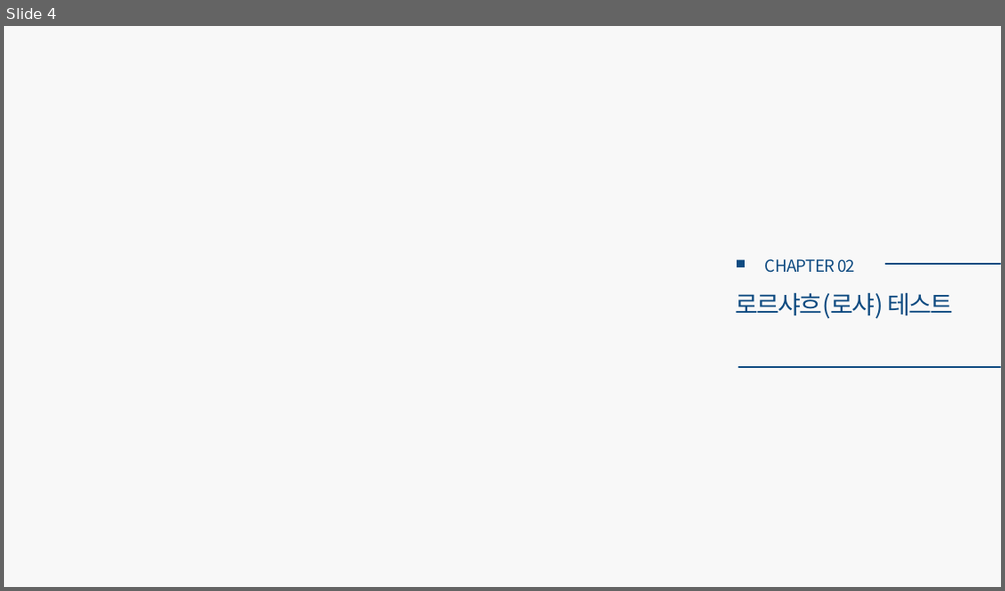
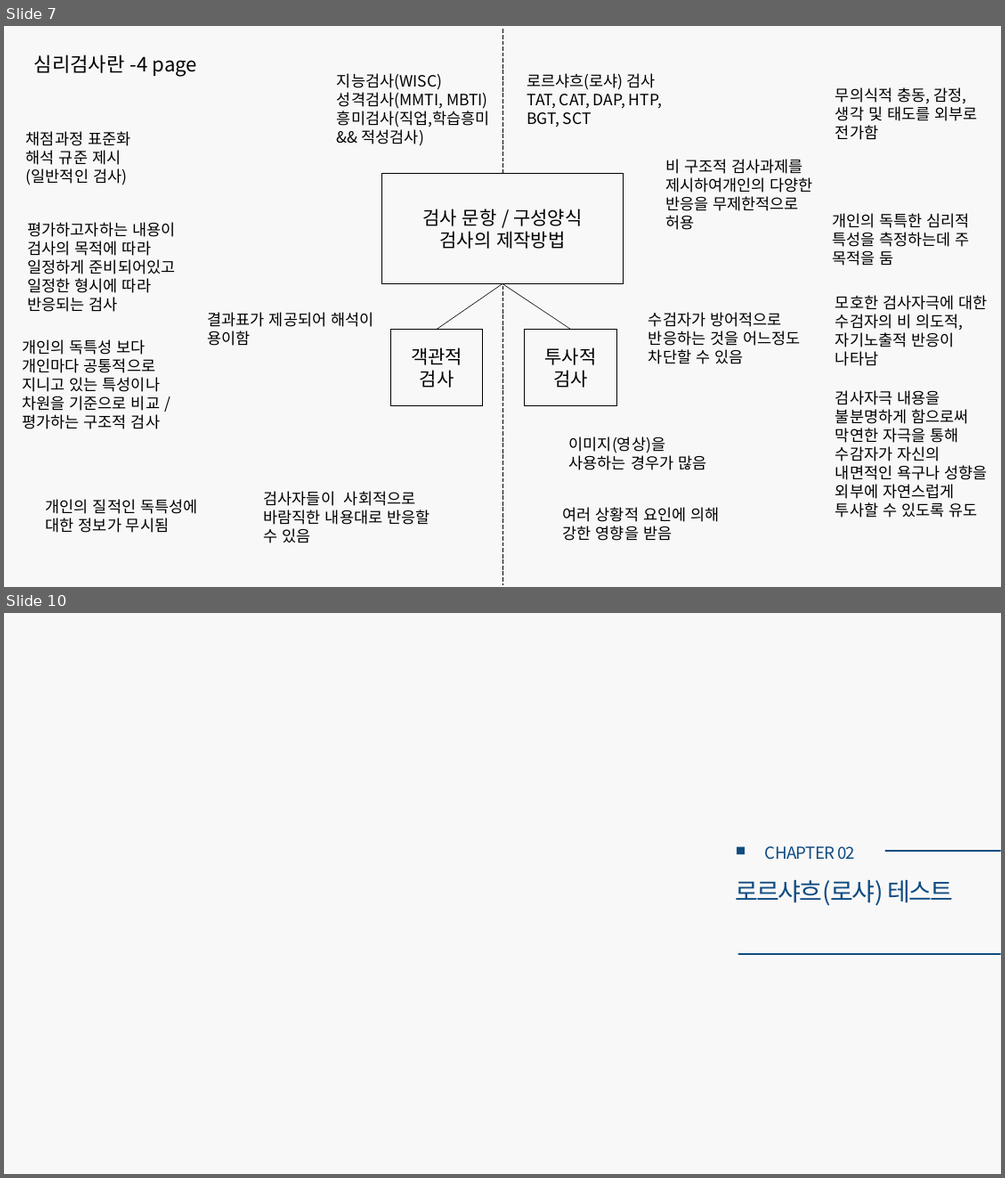
Before and after one commit to CUTE-MOONDO/growing-flowers, a slide deck: 로샤논문.pptx. Shown one above the other, each under a label of ours: slide 4 before the commit, slides 7 and 10 after it; the slides between them are not shown. The pictures are 1005x591 and 1005x1178 pixels, drawn with LibreOffice and Linux fonts; fonts in the diff are those of the drawing. Boxes give left, top, right and bottom in pixels: in the first picture for what was removed or moved away, otherwise in the second. Text is boxed around its words. In the diff, an @@ line names an element or a change of style, - is before the commit and + after.

```diff
--- a/로샤논문.pptx
+++ b/로샤논문.pptx
@@ slide 7 added at [4,26,1001,587], background #F8F8F8 @@
@@ line added from (502, 29) to (502, 585), #000000 0.5 pt dashed @@
@@ text added at [34,54,197,77], 19 pt, text #000000 @@
+심리검사란 -4 page
@@ text added at [337,73,490,146], 15 pt, text #000000 @@
+지능검사(WISC)
+성격검사(MMTI, MBTI)
+흥미검사(직업,학습흥미 && 적성검사)
@@ text added at [526,73,662,127], 15 pt, text #000000 @@
+로르샤흐(로샤) 검사
+TAT, CAT, DAP, HTP,
+BGT, SCT
@@ text added at [835,87,977,140], 15 pt, text #000000 @@
+무의식적 충동, 감정, 생각 및 태도를 외부로 전가함
@@ text added at [26,131,130,185], 15 pt, text #000000 @@
+채점과정 표준화
+해석 규준 제시
+(일반적인 검사)
@@ text added at [665,159,813,230], 15 pt, text #000000 @@
+비 구조적 검사과제를 제시하여개인의 다양한 반응을 무제한적으로 허용
@@ rectangle added at [381,174,623,284], fill #F8F8F8, outline #000000 1 pt, 18 pt, text #000000 @@
+검사 문항 / 구성양식
+검사의 제작방법
@@ text added at [28,222,176,312], 15 pt, text #000000 @@
+평가하고자하는 내용이 검사의 목적에 따라 일정하게 준비되어있고 일정한 형시에 따라 반응되는 검사
@@ text added at [832,213,970,265], 15 pt, text #000000 @@
+개인의 독특한 심리적 특성을 측정하는데 주 목적을 둠
@@ line added from (502, 284) to (437, 329), #000000 0.5 pt @@
@@ line added from (502, 284) to (571, 329), #000000 0.5 pt @@
@@ text added at [208,312,373,346], 15 pt, text #000000 @@
+결과표가 제공되어 해석이 용이함
@@ text added at [648,312,800,364], 15 pt, text #000000 @@
+수검자가 방어적으로 반응하는 것을 어느정도 차단할 수 있음
@@ text added at [835,295,987,366], 15 pt, text #000000 @@
+모호한 검사자극에 대한 수검자의 비 의도적, 자기노출적 반응이 나타남
@@ text added at [23,339,160,429], 15 pt, text #000000 @@
+개인의 독특성 보다 개인마다 공통적으로 지니고 있는 특성이나 차원을 기준으로 비교 / 평가하는 구조적 검사
@@ rectangle added at [390,329,483,405], outline #000000 1 pt, 18 pt, text #000000 @@
+객관적
+검사
@@ rectangle added at [525,329,616,405], outline #000000 1 pt, 18 pt, text #000000 @@
+투사적
+검사
@@ text added at [835,390,987,517], 15 pt, text #000000 @@
+검사자극 내용을 불분명하게 함으로써 막연한 자극을 통해 수감자가 자신의 내면적인 욕구나 성향을 외부에 자연스럽게 투사할 수 있도록 유도
@@ text added at [569,436,706,470], 15 pt, text #000000 @@
+이미지(영상)을 사용하는 경우가 많음
@@ text added at [46,499,197,532], 15 pt, text #000000 @@
+개인의 질적인 독특성에 대한 정보가 무시됨
@@ text added at [264,491,429,543], 15 pt, text #000000 @@
+검사자들이 사회적으로 바람직한 내용대로 반응할 수 있음
@@ text added at [563,507,719,540], 15 pt, text #000000 @@
+여러 상황적 요인에 의해 강한 영향을 받음
@@ what was slide 4 is now slide 10 @@
```
Also in this commit, not shown: 4 slides changed, 6 other slides added.
